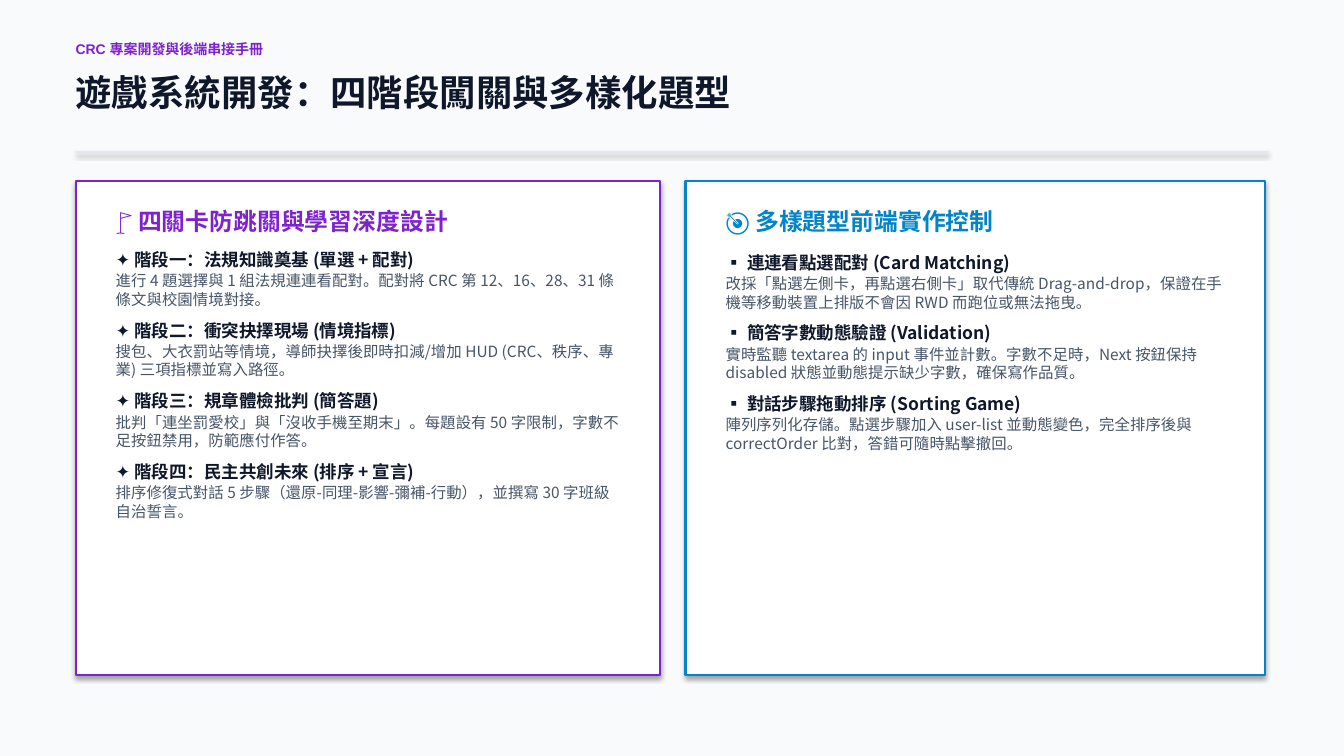
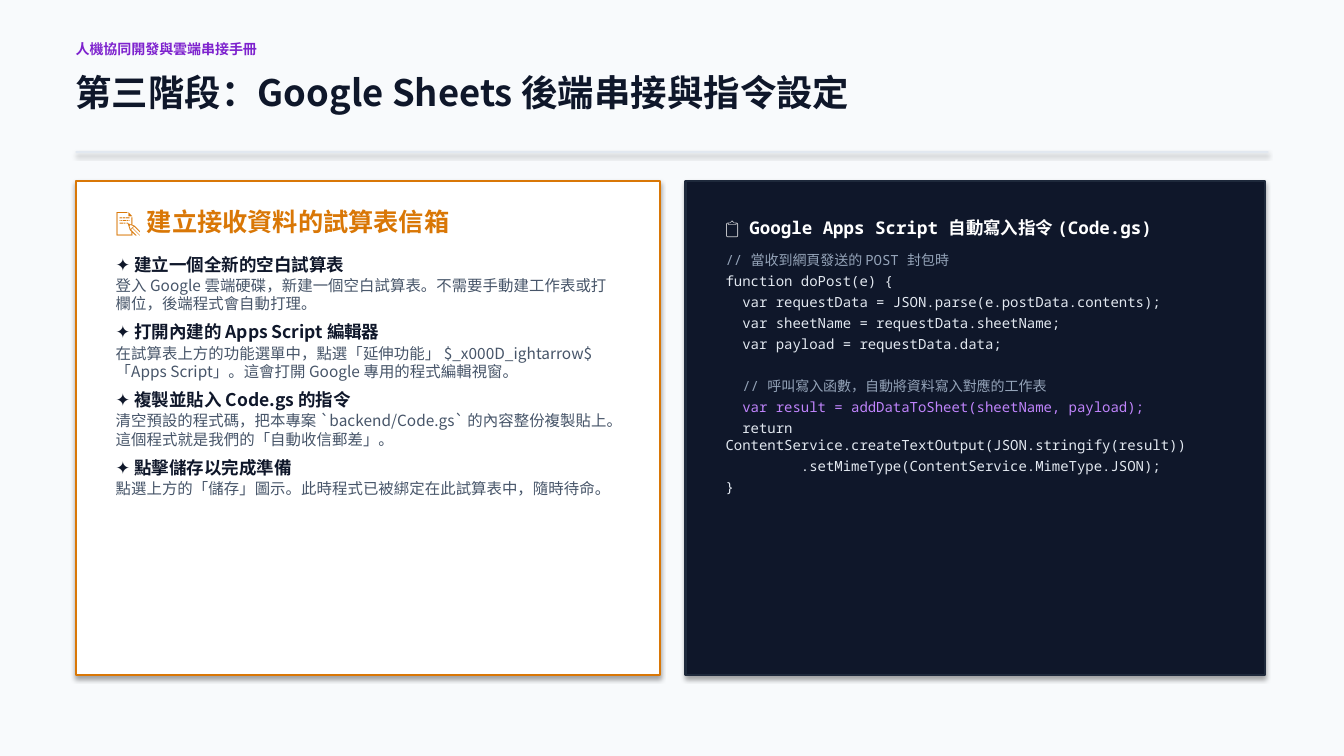
Before and after one commit to mchung2022/CRC2026, a slide deck: slide 6 of CRC_Project_Documentation.pptx. Drawn at 1344x756 pixels with LibreOffice and Linux fonts; fonts in the diff are those of the drawing. Boxes give left, top, right and bottom in pixels: in the first picture for what was removed or moved away, otherwise in the second. Text is boxed around its words. In the diff, an @@ line names an element or a change of style, - is before the commit and + after.

Commit message:
docs: rewrite presentation to plain language AI-GitHub-Sheets workflow

```diff
--- a/CRC_Project_Documentation.pptx
+++ b/CRC_Project_Documentation.pptx
@@ text at [76, 40, 257, 58]: text changed @@
-CRC 專案開發與後端串接手冊
+人機協同開發與雲端串接手冊
@@ text at [76, 74, 850, 115]: text changed @@
-遊戲系統開發：四階段闖關與多樣化題型
+第三階段：Google Sheets 後端串接與指令設定
@@ rectangle at [76, 181, 660, 676]: outline #7E22CE 1.5 pt to #D97706 1.5 pt @@
@@ text at [116, 209, 621, 496]: text changed @@
-🚩 四關卡防跳關與學習深度設計
-✦ 階段一：法規知識奠基 (單選 + 配對)
-進行 4 題選擇與 1 組法規連連看配對。配對將 CRC 第 12、16、28、31 條條文與校園情境對接。
-✦ 階段二：衝突抉擇現場 (情境指標)
-搜包、大衣罰站等情境，導師抉擇後即時扣減/增加 HUD (CRC、秩序、專業) 三項指標並寫入路徑。
-✦ 階段三：規章體檢批判 (簡答題)
-批判「連坐罰愛校」與「沒收手機至期末」。每題設有 50 字限制，字數不足按鈕禁用，防範應付作答。
-✦ 階段四：民主共創未來 (排序 + 宣言)
-排序修復式對話 5 步驟（還原-同理-影響-彌補-行動），並撰寫 30 字班級自治誓言。
+📝 建立接收資料的試算表信箱
+✦ 建立一個全新的空白試算表
+登入 Google 雲端硬碟，新建一個空白試算表。不需要手動建工作表或打欄位，後端程式會自動打理。
+✦ 打開內建的 Apps Script 編輯器
+在試算表上方的功能選單中，點選「延伸功能」 $_x000D_ightarrow$ 「Apps Script」。這會打開 Google 專用的程式編輯視窗。
+✦ 複製並貼入 Code.gs 的指令
+清空預設的程式碼，把本專案 `backend/Code.gs` 的內容整份複製貼上。這個程式就是我們的「自動收信郵差」。
+✦ 點擊儲存以完成準備
+點選上方的「儲存」圖示。此時程式已被綁定在此試算表中，隨時待命。
@@ rectangle at [686, 181, 1265, 676]: fill #FFFFFF to #0F172A; outline #0284C7 1.5 pt to #1E293B 1.5 pt @@
@@ text at [726, 219, 1186, 475]: text changed; size 11 to 10 pt; font Noto Sans CJK TC to Noto Sans Mono; text colour #475569 to #E2E8F0 @@
-🎯 多樣題型前端實作控制
-▪ 連連看點選配對 (Card Matching)
-改採「點選左側卡，再點選右側卡」取代傳統 Drag-and-drop，保證在手機等移動裝置上排版不會因 RWD 而跑位或無法拖曳。
-▪ 簡答字數動態驗證 (Validation)
-實時監聽 textarea 的 input 事件並計數。字數不足時，Next 按鈕保持 disabled 狀態並動態提示缺少字數，確保寫作品質。
-▪ 對話步驟拖動排序 (Sorting Game)
-陣列序列化存儲。點選步驟加入 user-list 並動態變色，完全排序後與 correctOrder 比對，答錯可隨時點擊撤回。
+📋 Google Apps Script 自動寫入指令 (Code.gs)
+// 當收到網頁發送的 POST 封包時
+function doPost(e) {
+var requestData = JSON.parse(e.postData.contents);
+var sheetName = requestData.sheetName;
+var payload = requestData.data;
+// 呼叫寫入函數，自動將資料寫入對應的工作表
+var result = addDataToSheet(sheetName, payload);
+return ContentService.createTextOutput(JSON.stringify(result))
+.setMimeType(ContentService.MimeType.JSON);
+}
```
Also in this commit, not shown: 7 other slides changed, 2 slides added, 2 slides removed.
